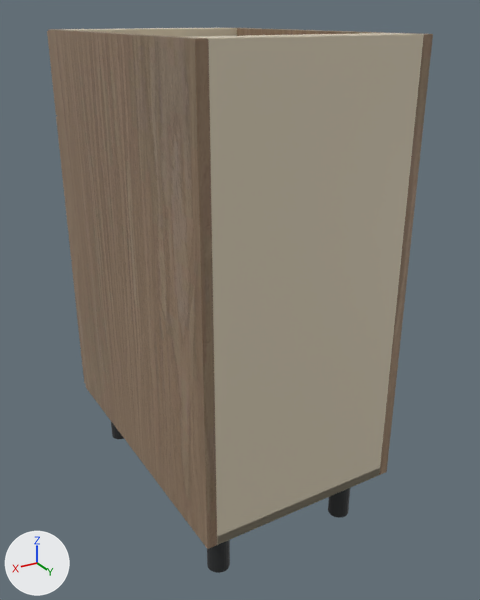
A saved change to the glTF model storefront/public/cabinet-inventory/models/oppein-ply-mnw-3db15.glb.
The view is the same before and after, from a 50 mm camera at (0.76, 0.733, 0.902) aimed at (0.16, -0.267, 0.402). Arrows for +X, +Y and +Z are at lower left; the lights stay in place. The first picture is the older version. Where no turn or scale is listed for an object, it has been applied to the vertices.

The first picture shows 'Adjustable foot.002', 'Cabinet back', 'Cabinet bottom', 'Cabinet side', 'Cabinet side.001', 'Top support rail', 'Top support rail.001' and 5 more.
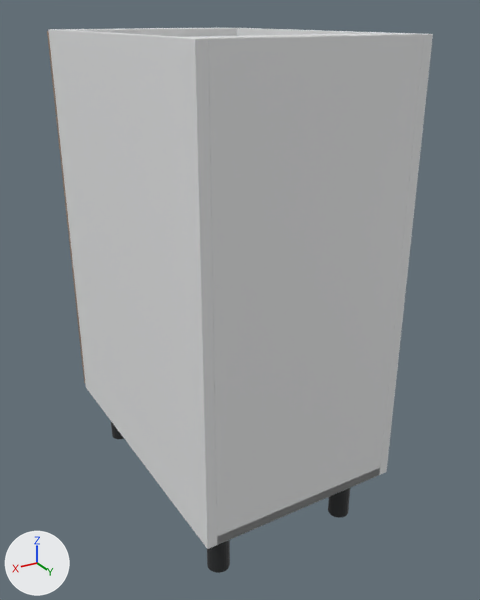
The change in detail:
Material 'White cabinet carcass' (mat_white_cabinet_carcass) is new.
Its base color is (0.82, 0.83, 0.835) (white #eaebec).
Its roughness is 0.48.
me_cube_002 has 56 vertices, 108 faces and spans x -0.172..0.172, y -0.006..0.006, z -0.381..0.381.
me_cube_002 no longer uses material mat_cabinet_interior___visual_interpretation (beige #daceb6).
me_cube_002 gains material mat_white_cabinet_carcass (white #eaebec).
me_cube_003 has 56 vertices, 108 faces and spans x -0.172..0.172, y -0.293..0.293, z -0.009..0.009.
me_cube_003 no longer uses material mat_cabinet_interior___visual_interpretation (beige #daceb6).
me_cube_003 gains material mat_white_cabinet_carcass (white #eaebec).
me_cube has 56 vertices, 108 faces and spans x -0.009..0.009, y -0.293..0.293, z -0.381..0.381.
me_cube no longer uses material mat_supplier_finish___natural_wood (picture img_oak).
me_cube gains material mat_white_cabinet_carcass (white #eaebec).
me_cube_001 has 56 vertices, 108 faces and spans x -0.009..0.009, y -0.293..0.293, z -0.381..0.381.
me_cube_001 no longer uses material mat_supplier_finish___natural_wood (picture img_oak).
me_cube_001 gains material mat_white_cabinet_carcass (white #eaebec).
me_cube_004 has 56 vertices, 108 faces and spans x -0.172..0.172, y -0.035..0.035, z -0.009..0.009.
me_cube_004 no longer uses material mat_cabinet_interior___visual_interpretation (beige #daceb6).
me_cube_004 gains material mat_white_cabinet_carcass (white #eaebec).
me_cube_005 has 56 vertices, 108 faces and spans x -0.172..0.172, y -0.035..0.035, z -0.009..0.009.
me_cube_005 no longer uses material mat_cabinet_interior___visual_interpretation (beige #daceb6).
me_cube_005 gains material mat_white_cabinet_carcass (white #eaebec).

Boxes (x1, y1, x2, y2) around the edits, measured in the pictures (480 x 600 px):
'Cabinet back', recoloured (beige to white): (208, 34, 424, 545) in both
'Cabinet side.001', recoloured (brown to white): (48, 29, 217, 549) in both
'Cabinet side', recoloured: (237, 28, 433, 475) in both
'Top support rail.001', recoloured (beige to white): (60, 28, 237, 37) in both
'Cabinet bottom', recoloured: (217, 469, 380, 544) in both
'Top support rail', recoloured (beige to white): (190, 33, 403, 38) in both
